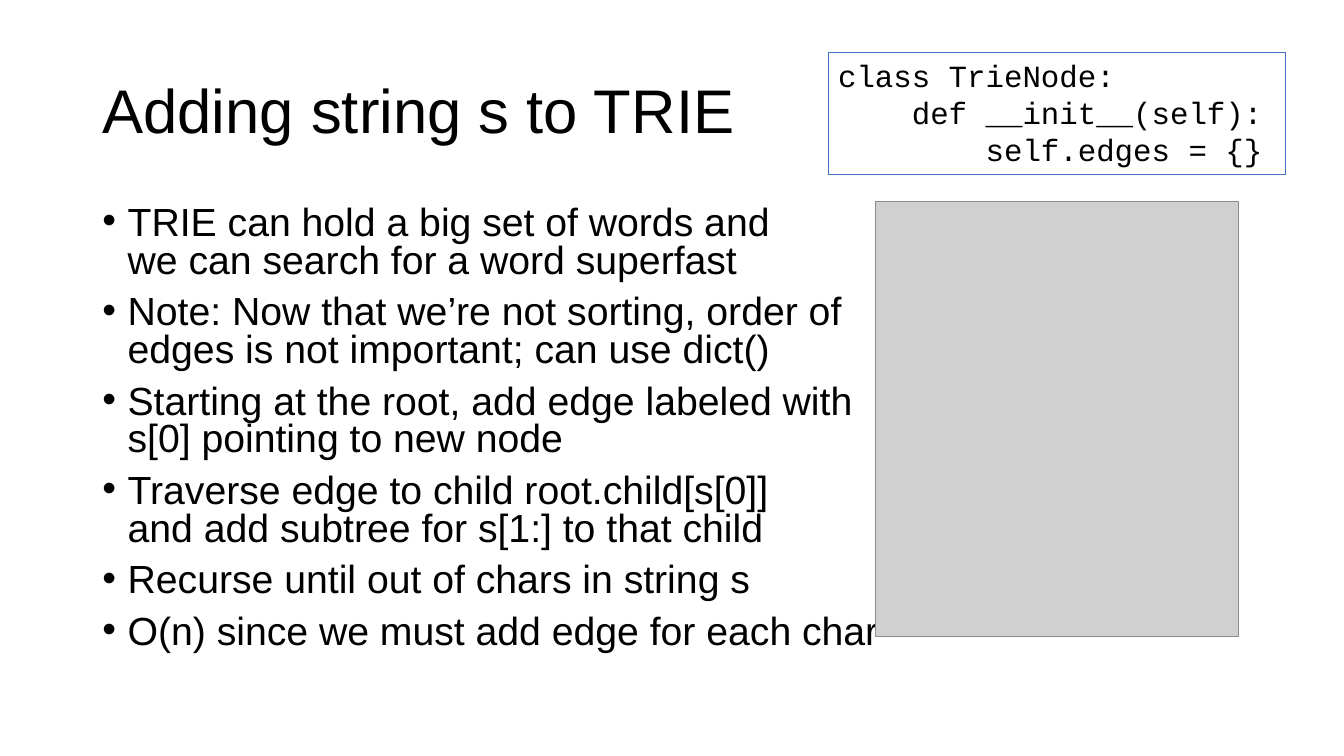
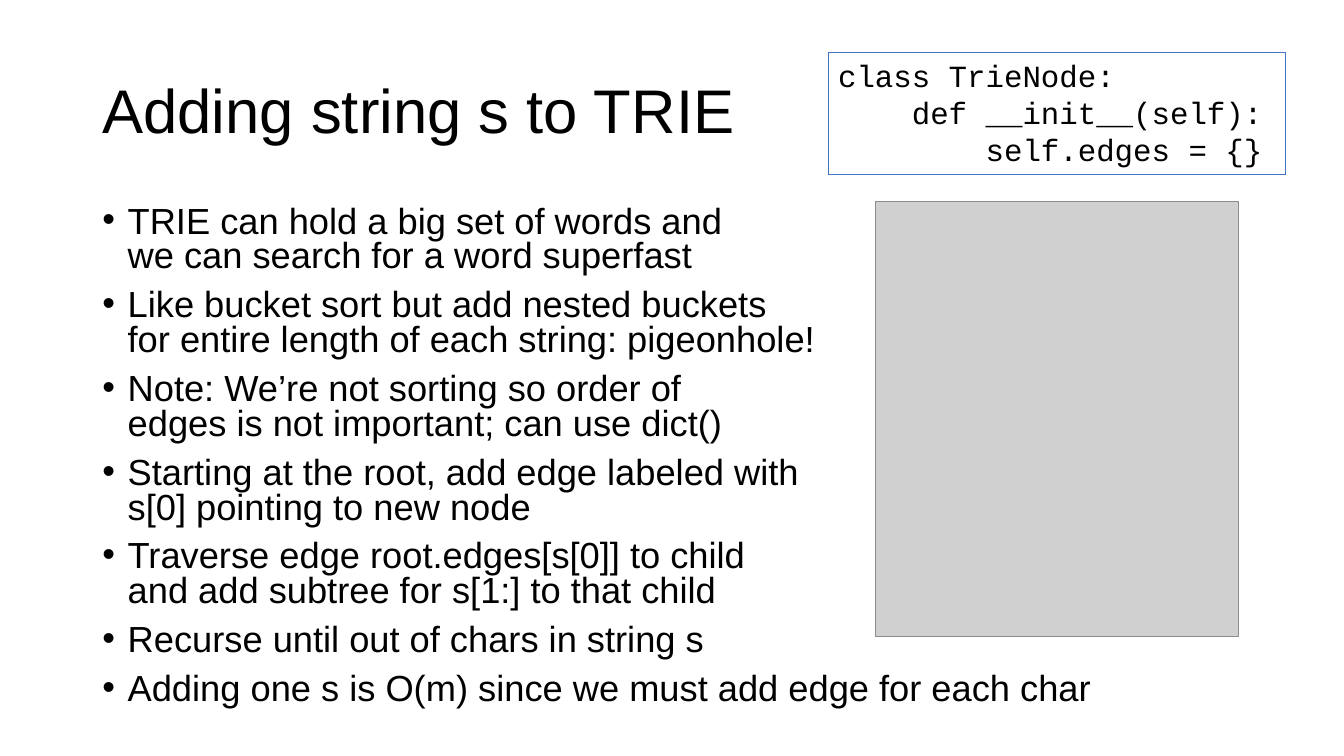
Before and after one commit to parrt/msds689, a slide deck: slide 12 of notes/searching.pptx. Drawn at 1344x756 pixels with LibreOffice and Linux fonts; fonts in the diff are those of the drawing; grey boxes stand for pictures; background and template pictures are left out. Boxes give left, top, right and bottom in pixels: in the first picture for what was removed or moved away, otherwise in the second. Text is boxed around its words. In the diff, an @@ line names an element or a change of style, - is before the commit and + after.

```diff
--- a/notes/searching.pptx
+++ b/notes/searching.pptx
@@ text at (128, 207, 798, 659): size 28 to 25.9 pt in "TRIE can hold a big set of ...", "Starting at the root, add edge labeled ...", "Recurse until out of chars in string ..." @@
@@ text at (128, 290, 814, 443): text changed; size 28 to 25.9 pt @@
-• Note: Now that we’re not sorting, order of
-  edges is not important; can use dict()
+• Like bucket sort but add nested buckets
+  for entire length of each string: pigeonhole!
+• Note: We’re not sorting so order of
+  edges is not important; can use dict()
@@ text at (128, 541, 745, 610): text changed; size 28 to 25.9 pt @@
-• Traverse edge to child root.child[s[0]]
-  and add subtree for s[1:] to that child
+• Traverse edge root.edges[s[0]] to child
+  and add subtree for s[1:] to that child
@@ text at (128, 674, 1091, 708): text changed; size 28 to 25.9 pt @@
-• O(n) since we must add edge for each char
+• Adding one s is O(m) since we must add edge for each char
```
Also in this commit, not shown: 14 other slides changed, 3 other files.
